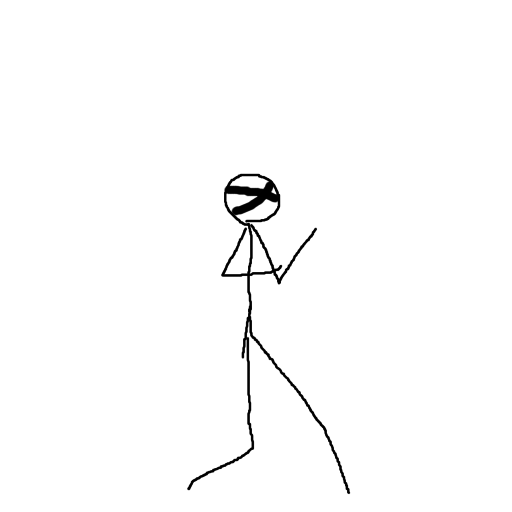
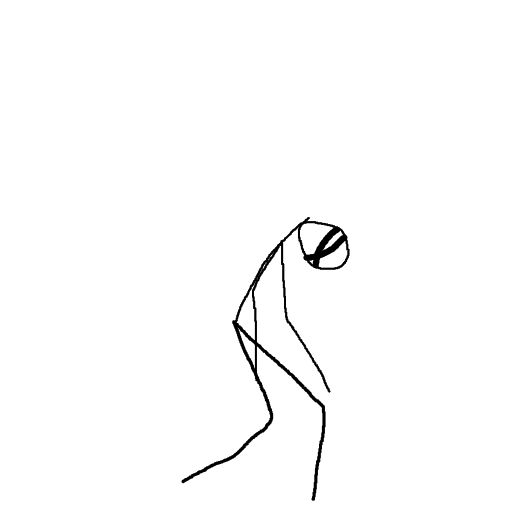
Layers edited between the first and the second 512×512 image:
added layer "Groggy" above "HitPaper" over [181, 173, 351, 501]
hid "Stand" over [181, 173, 351, 501]
